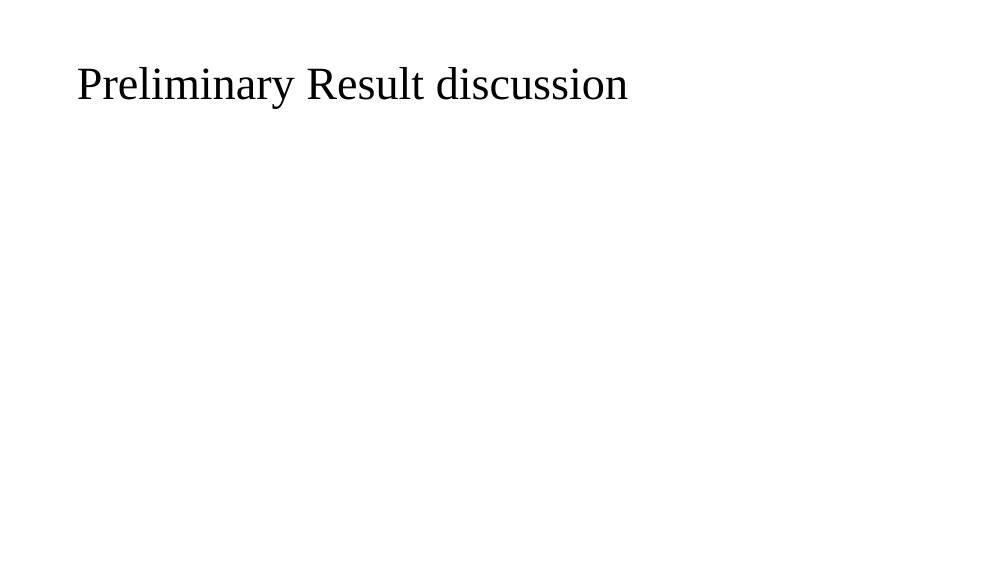
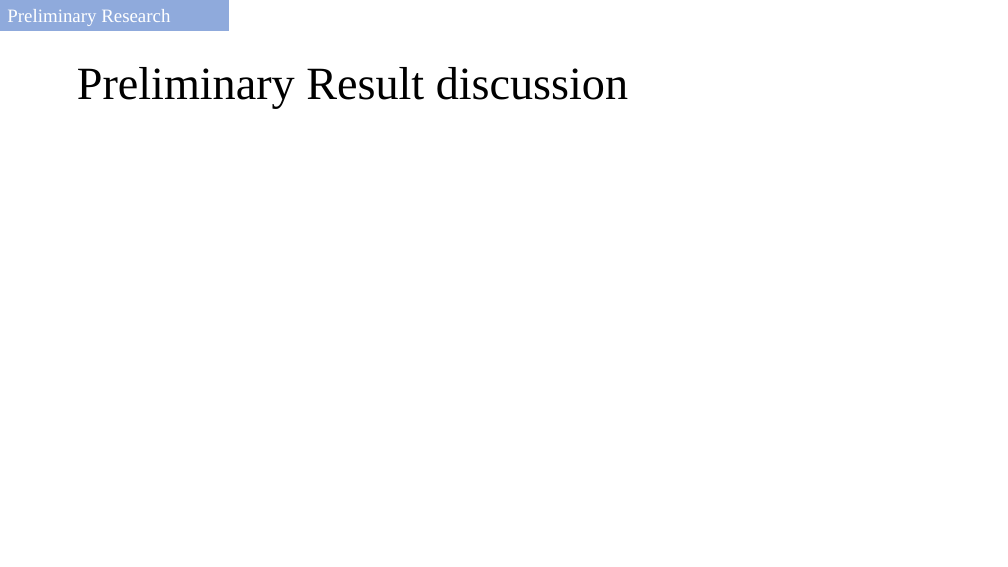
Before and after one commit to salvadorlab/Bovis-PangenomeOfReservoirs, a slide deck: slide 17 of Resources/2021_committeemeeting.pptx (slide 13 before the commit). Drawn at 1008x567 pixels with LibreOffice and Linux fonts; fonts in the diff are those of the drawing. Boxes give left, top, right and bottom in pixels: in the first picture for what was removed or moved away, otherwise in the second. Text is boxed around its words. In the diff, an @@ line names an element or a change of style, - is before the commit and + after.

```diff
--- a/Resources/2021_committeemeeting.pptx
+++ b/Resources/2021_committeemeeting.pptx
@@ rectangle added at (0,0,229,30), fill #8FAADC, outline #8FAADC 1 pt, 18 pt, text #FFFFFF @@
+Preliminary Research
```
Also in this commit, not shown: 12 other slides changed, 8 slides added, 5 slides removed, 2 other files.
